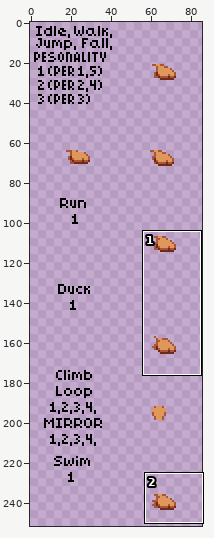
A sprite sheet gets an edit: items/armors/avian/avian-commoner/chestf.png. Above: a wide view before the commit, with the close-up outlined.
Close-up. The starting point:
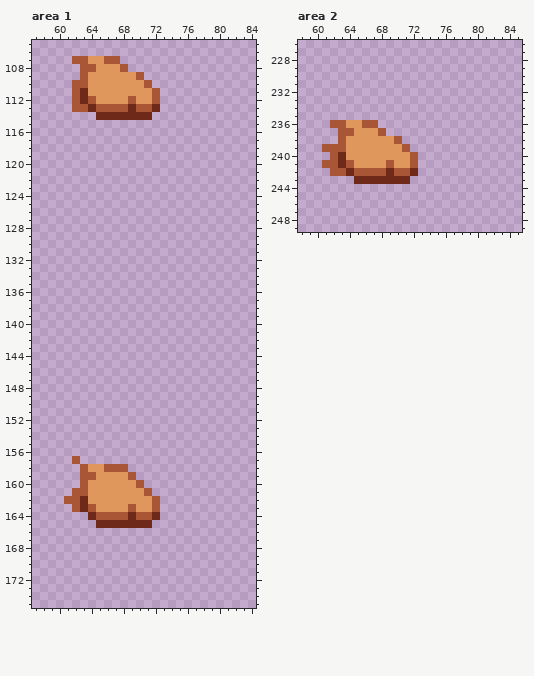
The file is 86x258 pixels. Shown: area 1: x 57..84, y 105..175; area 2: x 58..85, y 226..249. The wide view leaves out empty margins. The commit also changed other parts of the picture, which this record leaves out.
The same view after the edit:
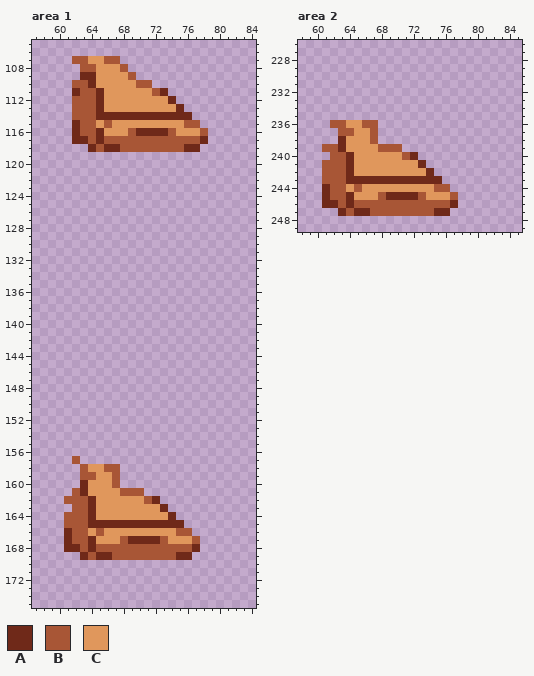
Palette (. is transparent): A #6f2919  B #a85636  C #e0975c
Changes in this commit:
Changed rows in their new state; - is an unchanged pixel.
Area 1:
first column x 62:
109 -AA----B.--------
110 --A-----B--------
111 ABBA-------A-----
112 -B-A---C--CCA----
113 --BACCCCCCCCCA---
114 BBB-------AAAAA--
115 ABBCBCCCCCCCCCBB-
116 ABBACCCBAAAABCCCB
117 AABABBBBBBBBBBBBA
118 --ABAABBBBBBBBAA-
first column x 61:
158 -------.---------
159 ------B..--------
160 --A---B...-------
161 --A----BBB.------
162 --BA------BA-----
163 --BA----C--CA----
164 BBB-CCCCCCCCCA---
165 BBBA-------AAAA--
166 ABBCBCCCCCCCCCBB-
167 ABBACCCBAAAABCCCB
168 AABABBBBBBBBBBBBA
169 --ABAABBBBBBBBAA-
Area 2:
first column x 61:
237 ------B.---------
238 --A---B...-------
239 --A----BBB.------
240 --BA------BA-----
241 --BA----C--CA----
242 B---CCCCCCCCCA---
243 BBBA-------AAAA--
244 ABBCBCCCCCCCCCBB-
245 ABBACCCBAAAABCCCB
246 AABABBBBBBBBBBBBA
247 --ABAABBBBBBBBAA-
